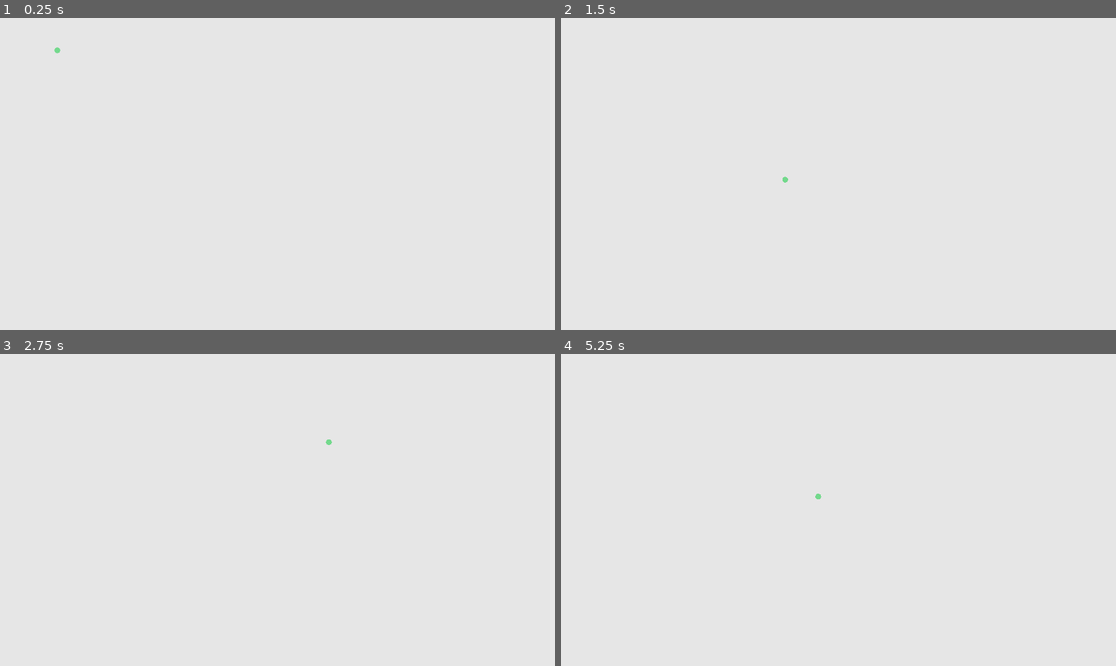
Above: before the commit, frames 1-4 (two rows, left to right).
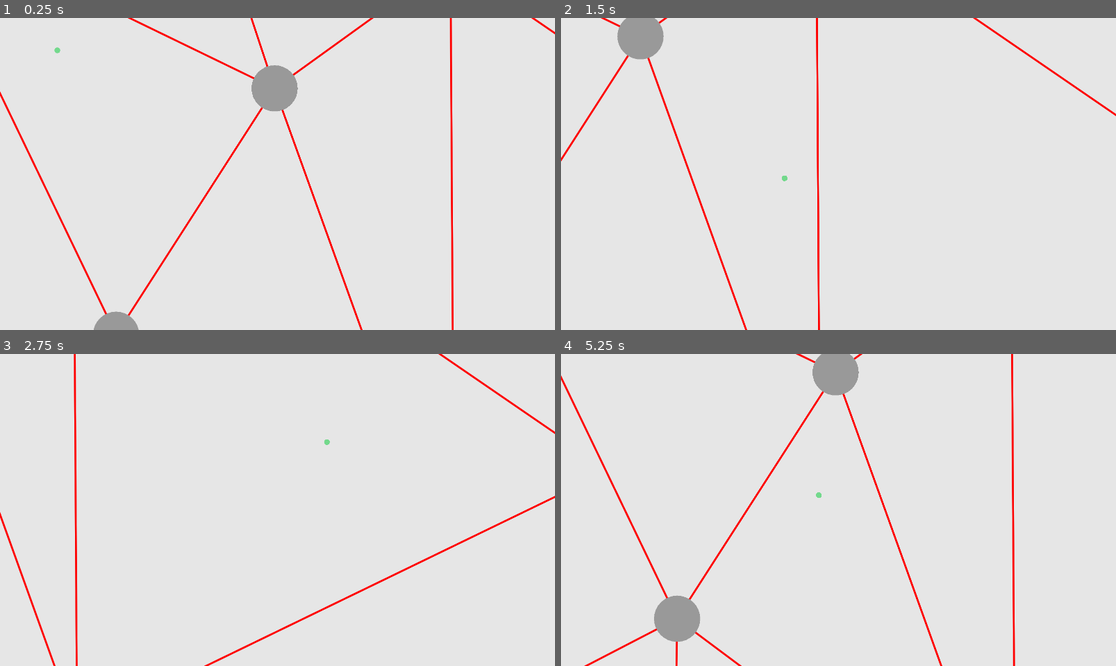
Above: after the commit, the same moments.

Repository: JRileyH/blips
Game: Godot game, scene res://Game.tscn
The game is run twice, just before and just after one commit, with the same random seed, the same clock (stepped at 60 frames per second) and the same inputs.
Inputs (mouse positions are in pixels of both pictures, inside the frame that each line leads up to):
- Up to frame 1 (0.25 s): no input
- Up to frame 2 (1.5 s): tap Enter at 0.5 s; move the mouse to (960, 158) at 0.52 s; hold D (move_right) 0.53-1.28 s; move the mouse to (727, 189) at 1.27 s; hold S (move_down) from 1.28 s (still down)
- Up to frame 3 (2.75 s): move the mouse to (333, 441) at 2.02 s; release S (move_down) at 2.03 s; hold D (move_right) from 2.03 s (still down)
- Up to frame 4 (5.25 s): move the mouse to (810, 572) at 2.77 s; release D (move_right) at 2.78 s; hold W (move_up) 2.78-3.53 s; move the mouse to (1005, 556) at 3.52 s; hold A (move_left) 3.53-5.03 s; move the mouse to (672, 463) at 4.27 s; move the mouse to (866, 510) at 5.02 s; hold S (move_down) from 5.03 s (still down)

The runs differ from the first frame. In frame 1, 3.1% of the frame differs, in the area x 0-100%, y 0-100%; in frame 2, 2.2%; in frame 3, 1.4%; in frame 4, 3.6%, in the area x 0-82%, y 0-100%.

Commit message:
bowyer watson algo is working woo hoo

Diff:
--- a/Blip.gd
+++ b/Blip.gd
@@ -38,6 +38,10 @@
 	emit_signal("attach", trg)
 	target = null
 	orbit = trg
+	var parent = get_parent()
+	if parent:
+		parent.remove_child(self)
+	orbit.add_child(self)
 	var angle = global_position.angle_to_point(orbit.global_position)
 	var distance = global_position.distance_to(orbit.global_position)
 	global_position = orbit.global_position
--- a/BlipBody.gd
+++ b/BlipBody.gd
@@ -3,11 +3,5 @@
 export (float) var radius = 12.0
 export(Color) var color = Color(0.6, 0.6, 0.6)
 
-func _ready():
-	pass # Replace with function body.
-
-func _process(delta):
-	update()
-
 func _draw():
 	draw_circle(Vector2.ZERO, radius, color)
--- a/Bloid.gd
+++ b/Bloid.gd
@@ -1,7 +1,7 @@
 extends Node2D
 class_name Bloid
 
-export (float) var radius = 100.0
+export (float) var radius = 80.0
 export(Color) var color = Color(0.6, 0.6, 0.6)
 
 func _ready():
--- a/Inspector.gd
+++ b/Inspector.gd
@@ -21,7 +21,7 @@
 	pass
 
 func _process(delta):
-	position += get_move_input() * delta * 500
+	position += get_move_input() * delta * 900
 	if Input.is_action_pressed("reset"):
 		rotation = 0.0
 	else:
@@ -30,6 +30,6 @@
 func _input(event):
 	if event is InputEventPanGesture:
 		var new_zoom = $Camera2D.zoom + Vector2(event.delta.y, event.delta.y).normalized() * 0.2
-		if new_zoom.y <= 1 or new_zoom.y >= 10:
+		if new_zoom.y <= 0.1 or new_zoom.y >= 50:
 			return
 		$Camera2D.zoom = new_zoom
--- a/Map.gd
+++ b/Map.gd
@@ -1,10 +1,66 @@
 extends Node2D
 
+const BLIP_VELOCITY: float = 100.0
+const MAP_SIZE: int = 3
+const BLOID_DENSITY: int = 15
+const MAX_BLIPS: int = 0
 
-var Bloid
+var Bloid = preload("res://Bloid.tscn")
+var Blip = preload("res://Blip.tscn")
 
 var bloids: Array = []
 var blips: Array = []
 
+
+func get_random_blip_position() -> Vector2:
+	randomize()
+	var distance = rand_range(100, 300)
+	var angle = rand_range(0, 2*PI)
+	return Vector2(
+		cos(angle) * distance,
+		sin(angle) * distance
+	)
+
+func create_blip(parent: Bloid, relative_pos: Vector2) -> Blip:
+	var new_blip = Blip.instance()
+	# parent.add_child(new_blip)
+	new_blip.global_position = parent.global_position + relative_pos
+	new_blip.linear_velocity = BLIP_VELOCITY
+	blips.append(new_blip)
+	new_blip.attach(parent)
+	return new_blip
+
+func create_bloid(global_pos: Vector2, blips: PoolVector2Array = []) -> Bloid:
+	var new_bloid = Bloid.instance()
+	new_bloid.global_position = global_pos
+	bloids.append(new_bloid)
+	for blip_pos in blips:
+		create_blip(new_bloid, blip_pos)
+	add_child(new_bloid)
+	return new_bloid
+
+func create_random_bloid() -> Bloid:
+	randomize()
+	var w = ProjectSettings.get_setting("display/window/size/width")
+	var h = ProjectSettings.get_setting("display/window/size/height")
+	var random_position = Vector2(
+		rand_range(-w * MAP_SIZE, (w * MAP_SIZE) + w),
+		rand_range(-h * MAP_SIZE, (h * MAP_SIZE) + h)
+	)
+	var blip_count: int = randi()%(MAX_BLIPS+1)
+	var blip_data: PoolVector2Array = []
+	for i in blip_count:
+		blip_data.append(get_random_blip_position())
+
+	return create_bloid(random_position, blip_data)
+
+var triangles: Array
 func _ready():
-	pass
+	var bloid_points: PoolVector2Array
+	for i in BLOID_DENSITY * MAP_SIZE:
+		bloid_points.append(create_random_bloid().global_position)
+	triangles = BowyerWatson.triangulate(bloid_points)
+
+func _draw():
+	for t in triangles:
+		t.draw(self)
--- /dev/null
+++ b/Utility/BowyerWatson.gd
@@ -0,0 +1,108 @@
+extends Resource
+class_name BowyerWatson
+
+class Line:
+	var _p1: Vector2
+	var _p2: Vector2
+	func _init(p1: Vector2, p2: Vector2):
+		assert(p1 != p2, "Invalid Line: Equal Points")
+		_p1 = p1
+		_p2 = p2
+
+	func equals(line: Line) -> bool:
+		return (_p1 == line._p1 and _p2 == line._p2) or (_p1 == line._p2 and _p2 == line._p1)
+
+	func draw(node: CanvasItem, color: Color = Color(0, 0, 1)) -> void:
+		node.draw_line(_p1, _p2, color, 4, true)
+
+	func _to_string():
+		return "(%s, %s), (%s, %s)" % [_p1.x, _p1.y, _p2.x, _p2.y]
+
+class Triangle:
+	var _ccw: bool
+	var _p1: Vector2
+	var _p2: Vector2
+	var _p3: Vector2
+	var _e1: Line
+	var _e2: Line
+	var _e3: Line
+
+	func _init(p1: Vector2, p2: Vector2, p3: Vector2):
+		assert(p1 != p2 and p2 != p3 and p3 != p1, "Invalid Triangle: Equal Points")
+		assert( (p3.y - p2.y) * (p2.x - p1.x) != (p2.y - p1.y) * (p3.x - p2.x), "Invalid Traingle: Collinear Points" )
+		_ccw = (p2.x - p1.x)*(p3.y - p1.y)-(p3.x - p1.x)*(p2.y - p1.y) > 0
+		_p1 = p1
+		_p2 = p2
+		_p3 = p3
+		_e1 = Line.new(p1, p2)
+		_e2 = Line.new(p2, p3)
+		_e3 = Line.new(p3, p1)
+
+	func circumscribes(point: Vector2) -> bool:
+		var px1 = _p1.x - point.x;
+		var py1 = _p1.y - point.y;
+		var px2 = _p2.x - point.x;
+		var py2 = _p2.y - point.y;
+		var px3 = _p3.x - point.x;
+		var py3 = _p3.y - point.y;
+		var check = (px1*px1 + py1*py1) * (px2*py3 - px3*py2) - (px2*px2 + py2*py2) * (px1*py3 - px3*py1) + (px3*px3 + py3*py3) * (px1*py2 - px2*py1) > 0;
+		return check if _ccw else not check
+
+	func points() -> Array:
+		return [_p1, _p2, _p3]
+
+	func edges() -> Array:
+		return [_e1, _e2, _e3]
+
+	func has_edge(edge: Line) -> bool:
+		return edge.equals(_e1) or edge.equals(_e2) or edge.equals(_e3)
+
+	func has_vertex(point: Vector2) -> bool:
+		return point == _p1 or point == _p2 or point == _p3
+
+	func draw(node: CanvasItem, color: Color = Color(1, 0, 0)) -> void:
+		node.draw_line(_p1, _p2, color, 5, true)
+		node.draw_line(_p2, _p3, color, 5, true)
+		node.draw_line(_p3, _p1, color, 5, true)
+
+	func _to_string():
+		return "(%s, %s), (%s, %s), (%s, %s)" % [_p1.x, _p1.y, _p2.x, _p2.y, _p3.x, _p3.y]
+
+static func _find_super_triangle(points: PoolVector2Array) -> Triangle:
+	return Triangle.new(Vector2(-20000, -5000), Vector2(20000, -5000), Vector2(2500, 20000))
+
+static func triangulate(points: PoolVector2Array) -> Array:
+	var super_triangle = _find_super_triangle(points)
+	var triangles: Array = [super_triangle]
+	for point in points:
+		var bad_triangles: Array = []
+		for triangle in triangles:
+			if triangle.circumscribes(point):
+				bad_triangles.append(triangle)
+		var polygon: Array = []
+		for triangle in bad_triangles:
+			for edge in triangle.edges():
+				var shared = false
+				for other in bad_triangles:
+					if other == triangle:
+						continue
+					if other.has_edge(edge):
+						shared = true
+						break
+				if not shared:
+					polygon.append(edge)
+			triangles.erase(triangle)
+		for edge in polygon:
+			triangles.append(Triangle.new(edge._p1, edge._p2, point))
+	var doomed_triangles: Array = []
+	for triangle in triangles:
+		for point in triangle.points():
+			if super_triangle.has_vertex(point):
+				doomed_triangles.append(triangle)
+				break
+	for triangle in doomed_triangles:
+		triangles.erase(triangle)
+	return triangles
+
+func _ready():
+	pass
--- a/project.godot
+++ b/project.godot
@@ -18,10 +18,16 @@
 "class": "Bloid",
 "language": "GDScript",
 "path": "res://Bloid.gd"
+}, {
+"base": "Resource",
+"class": "BowyerWatson",
+"language": "GDScript",
+"path": "res://Utility/BowyerWatson.gd"
 } ]
 _global_script_class_icons={
 "Blip": "",
-"Bloid": ""
+"Bloid": "",
+"BowyerWatson": ""
 }
 
 [application]
